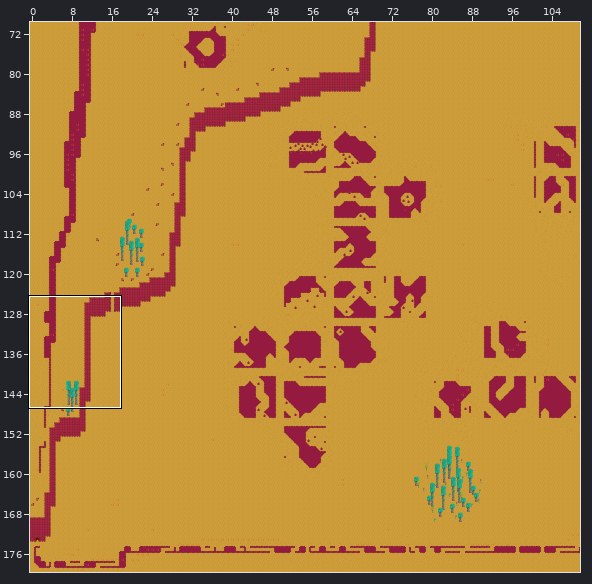
Tiled map, stored at data/map/terrain.tmx. The first picture is a wide view before the edit; the outline marks the close-up.
Close-up. Before:
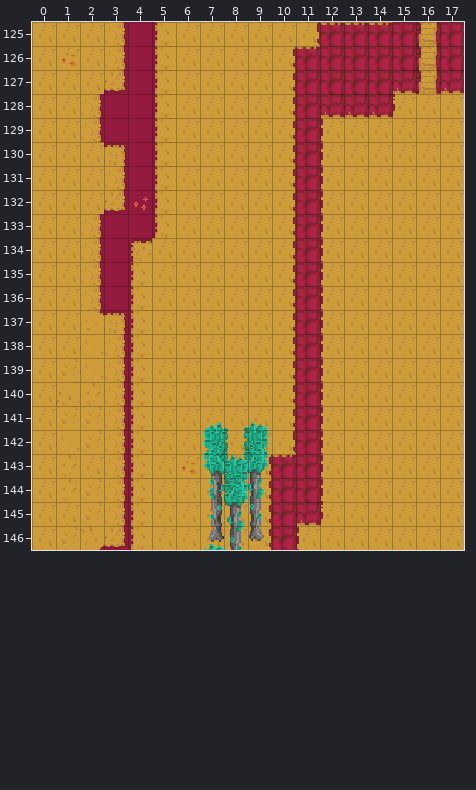
Cells are 16x16 px. Shown: x 0..17, y 125..146. The commit also changed other parts of the map, which this record leaves out.
The result:
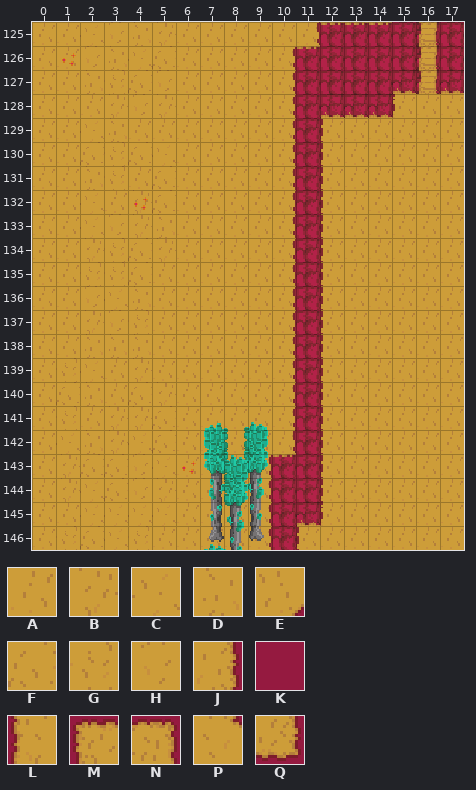
Key: from "ground": A 11, B 16, C 17, D 18, E 19, F 24, G 25, H 26, J 27, K 28, L 29, M 30, N 31, P 35, Q 39.
_ is an empty cell.
From old to new:
{"where": "layer \"main\""}
{"y":125,"x":2,"old":"AJKL","new":"CHDB"}
{"y":126,"x":2,"old":"AJKL","new":"HDCF"}
{"y":127,"x":2,"old":"AQKL","new":"DGFH"}
{"y":128,"x":2,"old":"JKKL","new":"ABHB"}
{"y":129,"x":2,"old":"JKKL","new":"CDAA"}
{"y":130,"x":2,"old":"ANKL","new":"FGFC"}
{"y":131,"x":2,"old":"AJKL","new":"DGAF"}
{"y":132,"x":2,"old":"AQKL","new":"CABF"}
{"y":133,"x":2,"old":"JKKL","new":"CHBD"}
{"y":134,"x":2,"old":"JKMA","new":"BGFB"}
{"y":135,"x":2,"old":"JKL","new":"GGF"}
{"y":136,"x":2,"old":"JKL","new":"HCD"}
{"y":137,"x":2,"old":"PNL","new":"BHG"}
{"y":138,"x":2,"old":"CJL","new":"DDD"}
{"y":139,"x":3,"old":"JL","new":"AB"}
{"y":140,"x":2,"old":"BJLA","new":"DAFB"}
{"y":141,"x":2,"old":"GJLA","new":"ABBF"}
{"y":142,"x":2,"old":"GJLA","new":"DBCF"}
{"y":143,"x":2,"old":"AJLA","new":"FFHC"}
{"y":144,"x":2,"old":"GJLA","new":"CFHB"}
{"y":145,"x":2,"old":"GJLA","new":"CCCC"}
{"y":146,"x":2,"old":"EQL","new":"FCG"}
{"label":"changed","picture_box":[80,22,176,550]}
